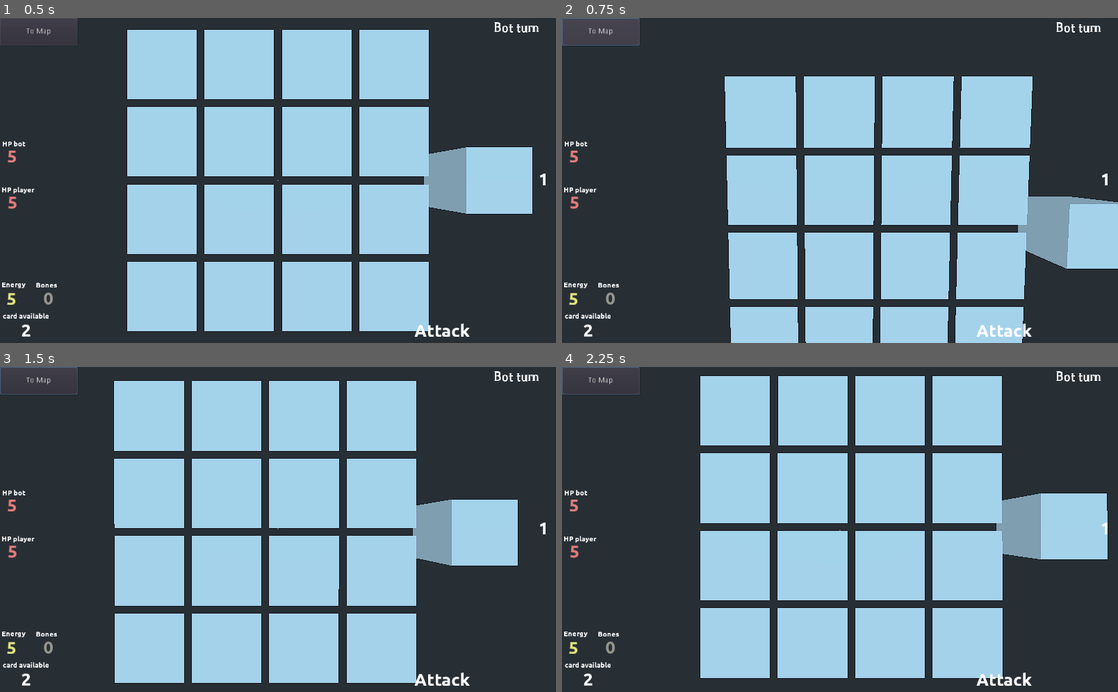
Above: before the commit, frames 1-4 (two rows, left to right).
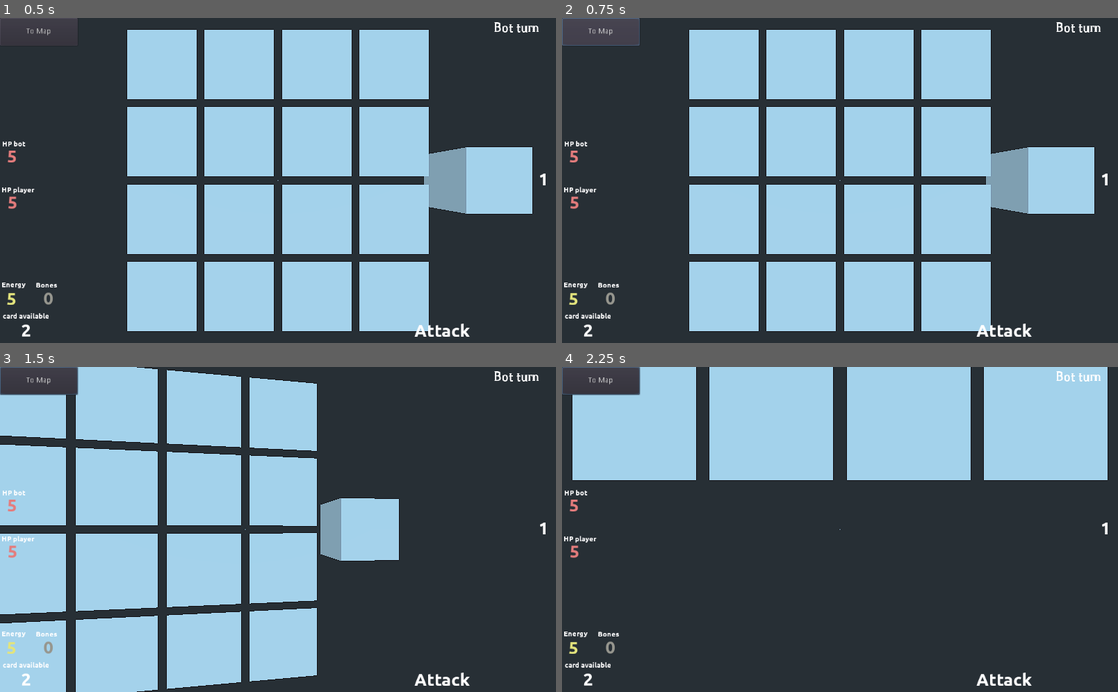
Above: after the commit, the same moments.

Repository: tpgame-spbstu/Tabletop-roguelike
Game: Godot game, scene res://Fight/fight_location.tscn
Two runs of this game, one before a commit and one after it. Both use one fixed random seed, a clock stepped at 60 frames per second and the inputs below. This scene is started directly instead of the project's main scene.
Inputs (mouse positions are in pixels of both pictures, inside the frame that each line leads up to):
- Up to frame 1 (0.5 s): no input
- Up to frame 2 (0.75 s): click "To Map" at 0.5 s
- Up to frame 3 (1.5 s): tap Enter at 1.25 s; move the mouse to (400, 513) at 1.27 s; hold Right from 1.28 s (still down); click (400, 513) at 1.42 s
- Up to frame 4 (2.25 s): tap Space at 2 s; move the mouse to (728, 545) at 2.02 s; release Right at 2.03 s; hold Down from 2.03 s (still down); click (728, 545) at 2.17 s

Frame 1 is identical in both runs. In frame 2, 36% of the frame differs, in the area x 22-100%, y 3-100%; in frame 3, 42%; in frame 4, 52%, in the area x 1-99%, y 0-96%.

Commit message:
Переработал камеру, добавил несколько переключаемых положений

Diff:
--- a/Fight/Camera.gd
+++ b/Fight/Camera.gd
@@ -1,12 +1,62 @@
 extends Camera
 
-onready var base_rotation := rotation.x
-onready var base_translation := translation
+enum {DECK_POSITION, HAND_POSITION, BOARD_POSITION, BELL_POSITION, ENEMY_POSITION}
+
+var deck_position
+var hand_position
+var board_position
+var bell_position
+var enemy_position
+var current_position = BOARD_POSITION
+
+func _ready():
+	deck_position = get_parent().get_node("camera_positions/camera_deck_position").transform
+	hand_position = get_parent().get_node("camera_positions/camera_hand_position").transform
+	board_position = get_parent().get_node("camera_positions/camera_board_position").transform
+	bell_position = get_parent().get_node("camera_positions/camera_bell_position").transform
+	enemy_position = get_parent().get_node("camera_positions/camera_enemy_position").transform
+	transform = board_position
+
+func set_camera_position(new_position):
+	var animation = LinMoveAnimation.new(transform,
+		new_position, 0.1, self)
+	AnimationManager.add_animation(animation)
+	yield(animation, "animation_ended")
+
 
 func _input(event):
-	if event is InputEventMouseMotion:
-		translation = base_translation
-		rotation.x = base_rotation
-		translation.x -= (ease(event.position.x / get_viewport().get_visible_rect().size.x, -0.2) - 0.5) * 3
-		rotation.x += (ease(event.position.y / get_viewport().get_visible_rect().size.y, -0.2) - 0.5) / 4
-		translation.z -= (ease(event.position.y / get_viewport().get_visible_rect().size.y, -0.2) - 0.5) * 4
+	if event is InputEventKey and event.pressed:
+		if event.scancode == KEY_LEFT:
+			if current_position == BELL_POSITION:
+				set_camera_position(board_position)
+				current_position = BOARD_POSITION
+			else:
+				set_camera_position(deck_position)
+				current_position = DECK_POSITION
+		if event.scancode == KEY_UP:
+			if current_position == HAND_POSITION:
+				set_camera_position(board_position)
+				current_position = BOARD_POSITION
+			else:
+				set_camera_position(enemy_position)
+				current_position = ENEMY_POSITION
+		if event.scancode == KEY_RIGHT:
+			if current_position == DECK_POSITION:
+				set_camera_position(board_position)
+				current_position = BOARD_POSITION
+			else:
+				set_camera_position(bell_position)
+				current_position = BELL_POSITION
+		if event.scancode == KEY_DOWN:
+			if current_position == ENEMY_POSITION:
+				set_camera_position(board_position)
+				current_position = BOARD_POSITION
+			else:
+				set_camera_position(hand_position)
+				current_position = HAND_POSITION
+
+
+
+func _on_human_player_1_hand_card_left_click(card):
+	set_camera_position(board_position)
+	current_position = BOARD_POSITION
--- a/Fight/Human Player/human_player.gd
+++ b/Fight/Human Player/human_player.gd
@@ -7,6 +7,8 @@
 onready var main_deck := $main_deck
 onready var dummy_deck := $dummy_deck
 onready var human_player_state := $human_player_state
+
+signal hand_card_left_click(card)
 
 var board
 var fight_state
@@ -151,6 +153,7 @@
 			# Can't pay for card
 			return
 		# Select card to play
+		emit_signal("hand_card_left_click", card)
 		human_player_state.card_to_play = card
 		selector.move_to(hand_cell)
 		selector.set_state("card_to_play")
--- a/Fight/fight_location.tscn
+++ b/Fight/fight_location.tscn
@@ -314,8 +314,26 @@
 "_edit_use_anchors_": false
 }
 
+[node name="camera_positions" type="Spatial" parent="."]
+transform = Transform( -1, -8.64016e-08, 1.33232e-08, 0, 0.152399, 0.988319, -8.74228e-08, 0.988319, -0.152399, 0, 3, 1 )
+
+[node name="camera_deck_position" type="Spatial" parent="camera_positions"]
+transform = Transform( -0.990239, -8.69961e-08, -0.139381, -0.139381, -6.09252e-09, 0.990239, -8.69961e-08, 1, -6.09252e-09, 1, 3, 0 )
+
+[node name="camera_board_position" type="Spatial" parent="camera_positions"]
+transform = Transform( -1, 8.74228e-08, 3.82137e-15, 0, -4.37114e-08, 1, 8.74228e-08, 1, 4.37114e-08, 0, 3, 0 )
+
+[node name="camera_hand_position" type="Spatial" parent="camera_positions"]
+transform = Transform( -1, 8.74228e-08, 3.82137e-15, 0, -4.37114e-08, 1, 8.74228e-08, 1, 4.37114e-08, 0, 1.693, -2.31 )
+
+[node name="camera_bell_position" type="Spatial" parent="camera_positions"]
+transform = Transform( -0.990234, 8.69959e-08, 0.139415, 0.139415, -6.09403e-09, 0.990234, 8.69959e-08, 1, -6.09403e-09, -1, 3, 0 )
+
+[node name="camera_enemy_position" type="Spatial" parent="camera_positions"]
+transform = Transform( -1, -8.64016e-08, 1.33232e-08, 0, 0.152399, 0.988319, -8.74228e-08, 0.988319, -0.152399, 0, 3, 1 )
+
 [node name="Camera" type="Camera" parent="."]
-transform = Transform( -1, 8.74228e-08, 3.82137e-15, 0, -4.37114e-08, 1, 8.74228e-08, 1, 4.37114e-08, 0, 3, 0 )
+transform = Transform( -1, -8.64016e-08, 1.33232e-08, 0, 0.152399, 0.988319, -8.74228e-08, 0.988319, -0.152399, 0, 3, 1 )
 current = true
 script = ExtResource( 9 )
 
@@ -339,6 +357,7 @@
 [connection signal="player_2_place_and_move_enter" from="fight_state" to="fight_loger" method="_on_fight_state_player_2_place_and_move_enter"]
 [connection signal="player_2_win" from="fight_state" to="." method="_on_fight_state_player_2_win"]
 [connection signal="player_2_win" from="fight_state" to="fight_loger" method="_on_fight_state_player_2_win"]
+[connection signal="hand_card_left_click" from="human_player_1" to="Camera" method="_on_human_player_1_hand_card_left_click"]
 [connection signal="bones_changed" from="human_player_1/human_player_state" to="fight_loger" method="_on_human_player_state_bones_changed"]
 [connection signal="bones_changed" from="human_player_1/human_player_state" to="fight_ui" method="_on_human_player_state_bones_changed"]
 [connection signal="energy_changed" from="human_player_1/human_player_state" to="fight_loger" method="_on_human_player_state_energy_changed"]
